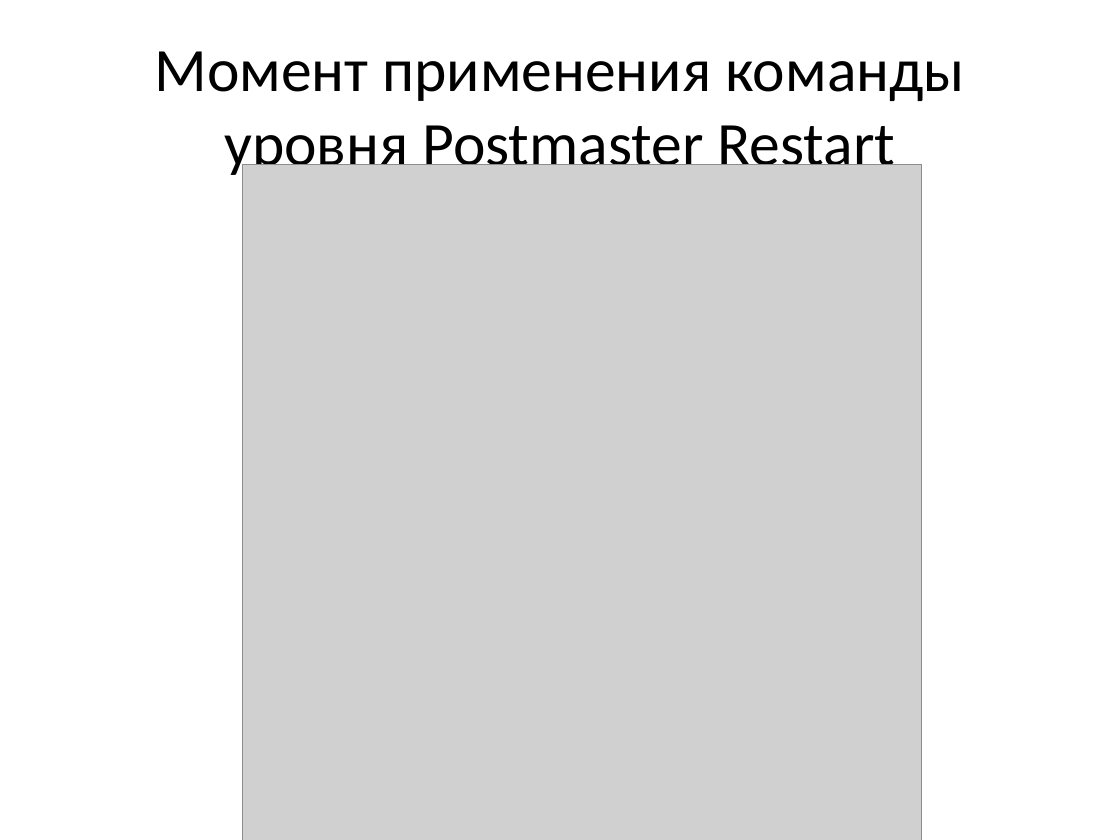
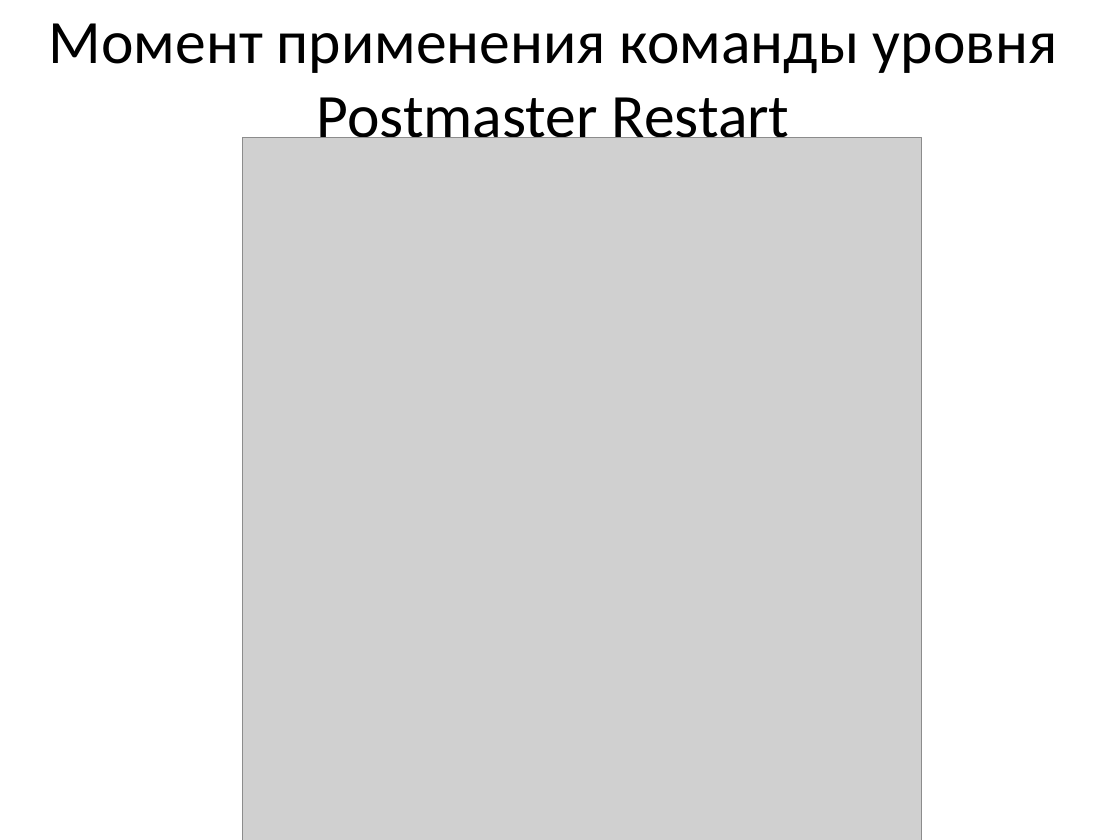
Before and after one commit to alexeysklemin/Cheat_Sheets, a slide deck: slide 12 of For DBA/3. Управление состоянием СУБД/Postgresql управление состоянием СУБД.pptx. Drawn at 1120x840 pixels with LibreOffice and Linux fonts; fonts in the diff are those of the drawing; grey boxes stand for pictures. Boxes give left, top, right and bottom in pixels: in the first picture for what was removed or moved away, otherwise in the second. Text is boxed around its words. In the diff, an @@ line names an element or a change of style, - is before the commit and + after.

```diff
--- a/For DBA/3. Управление состоянием СУБД/Postgresql управление состоянием СУБД.pptx
+++ b/For DBA/3. Управление состоянием СУБД/Postgresql управление состоянием СУБД.pptx
@@ title "Момент применения команды уровня Postmaster ..." rewrapped from [155,51,965,180] to [49,23,1057,151] @@
@@ picture: place and size @@
-picture at [243,165,922,840]
+picture at [243,138,922,840]
```
Also in this commit, not shown: 3 other slides changed, 27 other files.
